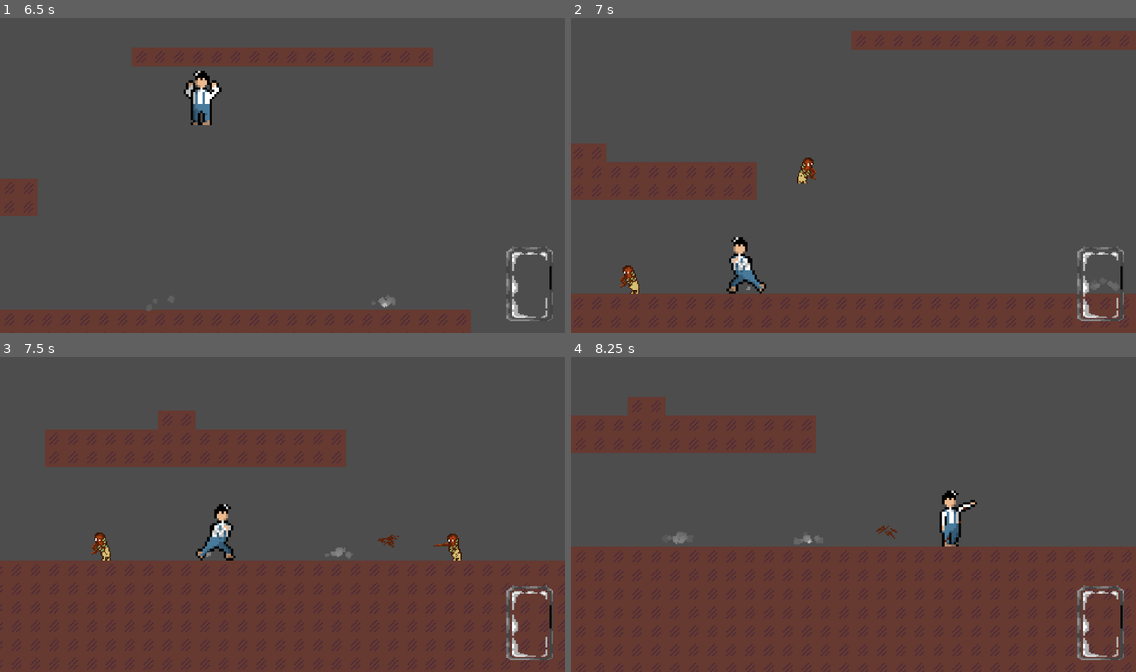
Above: before the commit, frames 1-4 (two rows, left to right).
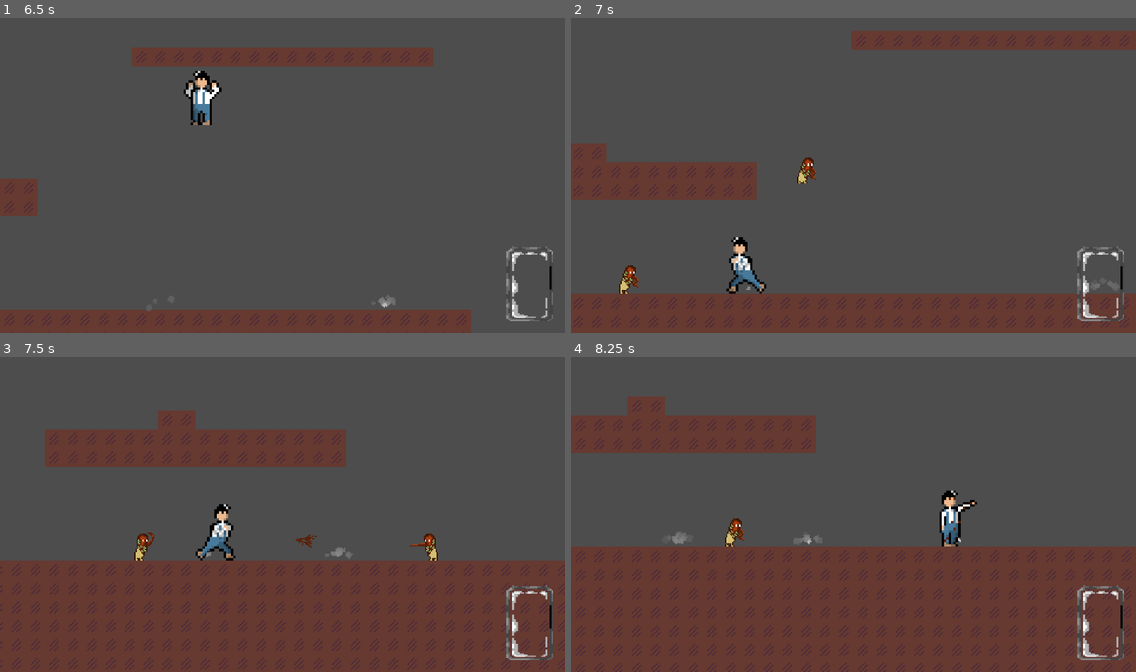
Above: after the commit, the same moments.

Repository: tixvage/bgj25.2
Game: Godot game, scene res://scenes/main.tscn
The game is run twice, just before and just after one commit, with the same random seed, the same clock (stepped at 60 frames per second) and the same inputs. The engine's default icon, where the game draws it, is replaced by a stand-in: a white triangle on a blue panel in a dark square. Sound files missing from this copy of the repository are replaced by a short silence.
Inputs (mouse positions are in pixels of both pictures, inside the frame that each line leads up to):
- Up to frame 1 (6.5 s): move the mouse to (406, 159) at 0.52 s; hold D (move_right) 0.53-2.03 s; right-click (406, 159) at 0.6 s; tap W (move_up) at 0.77, 1.52, 3.02, 3.77, 4.52, 6.02 s; move the mouse to (169, 191) at 1.27 s; click (169, 191) at 1.35 s; move the mouse to (339, 106) at 2.02 s; hold A (move_left) 2.03-2.78 s; tap X (text_read) at 2.1, 4.35 s; move the mouse to (254, 238) at 2.77 s; hold D (move_right) 2.78-4.28 s; right-click (254, 238) at 2.85 s; move the mouse to (452, 222) at 3.52 s; click (452, 222) at 3.6 s; move the mouse to (113, 128) at 4.27 s; hold A (move_left) 4.28-5.03 s; move the mouse to (310, 175) at 5.02 s; hold D (move_right) 5.03-5.78 s; right-click (310, 175) at 5.1 s; move the mouse to (197, 96) at 5.77 s; hold A (move_left) from 5.78 s (still down); click (197, 96) at 5.85 s
- Up to frame 2 (7 s): keep holding A (move_left); move the mouse to (977, 159) at 6.52 s; tap X (text_read) at 6.6 s; tap W (move_up) at 6.77 s
- Up to frame 3 (7.5 s): move the mouse to (169, 530) at 7.27 s; release A (move_left) at 7.28 s; hold D (move_right) from 7.28 s (still down); right-click (169, 530) at 7.35 s
- Up to frame 4 (8.25 s): keep holding D (move_right); tap W (move_up) at 7.52 s; move the mouse to (910, 445) at 8.02 s; click (910, 445) at 8.1 s

Frame 1 is identical in both runs. In frame 2, 0.2% of the frame differs, in the area x 8-43%, y 45-88%; in frame 3, 0.8%; in frame 4, 1.7%, in the area x 0-100%, y 12-100%.

Commit message:
little fixes

Diff:
--- a/scenes/enemy_bandim.tscn
+++ b/scenes/enemy_bandim.tscn
@@ -16,7 +16,7 @@
 size = Vector2(16, 24)
 
 [sub_resource type="RectangleShape2D" id="RectangleShape2D_t0s01"]
-size = Vector2(400, 200)
+size = Vector2(400, 300)
 
 [sub_resource type="RectangleShape2D" id="RectangleShape2D_wjy0h"]
 size = Vector2(300, 24)
@@ -27,7 +27,7 @@
 shader_parameter/flash_light = Vector4(1, 1, 1, 1)
 shader_parameter/flash_amount = 0.0
 shader_parameter/seed = 0.0
-shader_parameter/chocolate_amount = 0.1
+shader_parameter/chocolate_amount = 0.0
 shader_parameter/chocolate_color = Color(0.36, 0.2, 0.09, 1)
 shader_parameter/line_color = Vector4(1, 1, 1, 1)
 shader_parameter/line_scale = 0.0
@@ -168,12 +168,14 @@
 data = SubResource("Resource_78ggm")
 
 [node name="Head" type="Marker2D" parent="."]
-position = Vector2(0, -11)
+position = Vector2(0, -41)
 
 [node name="CollisionShape2D" type="CollisionShape2D" parent="."]
+visible = false
 shape = SubResource("RectangleShape2D_nq4ng")
 
 [node name="DashHurtArea" type="Area2D" parent="." groups=["EnemyDash"]]
+visible = false
 
 [node name="CollisionShape2D" type="CollisionShape2D" parent="DashHurtArea"]
 shape = SubResource("RectangleShape2D_nq4ng")
@@ -183,12 +185,14 @@
 one_shot = true
 
 [node name="PlayerChaseExitArea" type="Area2D" parent="."]
+visible = false
 position = Vector2(0, -41)
 
 [node name="CollisionShape2D" type="CollisionShape2D" parent="PlayerChaseExitArea"]
 shape = SubResource("RectangleShape2D_t0s01")
 
 [node name="PlayerChaseArea" type="Area2D" parent="."]
+visible = false
 
 [node name="CollisionShape2D" type="CollisionShape2D" parent="PlayerChaseArea"]
 shape = SubResource("RectangleShape2D_wjy0h")
@@ -215,6 +219,7 @@
 position = Vector2(6, -4)
 
 [node name="DeadArea" type="Area2D" parent="." groups=["EnemyDead"]]
+visible = false
 position = Vector2(3, 6)
 
 [node name="CollisionShape2D" type="CollisionShape2D" parent="DeadArea"]
--- a/scenes/enemy_lotus.tscn
+++ b/scenes/enemy_lotus.tscn
@@ -192,7 +192,7 @@
 data = SubResource("Resource_qliqa")
 
 [node name="Head" type="Marker2D" parent="."]
-position = Vector2(-1, -10)
+position = Vector2(-1, -46)
 
 [node name="CollisionShape2D" type="CollisionShape2D" parent="."]
 shape = SubResource("RectangleShape2D_1464v")
--- a/scripts/enemy_bandim.gd
+++ b/scripts/enemy_bandim.gd
@@ -23,8 +23,8 @@
 const FIRE_TIME: float = FIRE_ANIM_TIME / 5.0
 const MAX_FIRE: float = 10.0
 const MAX_CHASE_BEFORE_ESCAPE: int = 3
-const CHASE_LIMIT_MAX: float = 200.0
-const CHASE_LIMIT_MIN: float = 100.0
+const CHASE_LIMIT_MAX: float = 150.0
+const CHASE_LIMIT_MIN: float = 50.0
 
 var accel: float = 200.0
 var state: State = State.RANDOM
@@ -93,10 +93,7 @@
 		sprite.material.set_shader_parameter("flash_light", Vector4(1.0, 0.0, 0.0, 1.0))
 	else:
 		flash_timer.start()
-		if up:
-			sprite.material.set_shader_parameter("flash_amount", 0.8)
-		else:
-			sprite.material.set_shader_parameter("line_scale", 1.0)
+		sprite.material.set_shader_parameter("flash_amount", 0.8)
 
 
 func damage_from_up(raw_nearness: float, mass: float) -> void:
@@ -237,7 +234,7 @@
 			velocity.x = knockback.x
 			if knockback_timer <= 0.0:
 				knockback.x = 0.0
-				change_state(State.RANDOM)
+				change_state(last_state)
 
 	move_and_slide()
 
@@ -251,6 +248,7 @@
 func _on_animated_sprite_2d_animation_finished() -> void:
 	if sprite.animation == "die":
 		$DeadArea/CollisionShape2D.disabled = false
+		$DashHurtArea/CollisionShape2D.disabled = true
 		change_state(State.WAIT_FOR_EAT)
 
 
--- a/scripts/enemy_lotus.gd
+++ b/scripts/enemy_lotus.gd
@@ -257,6 +257,7 @@
 func _on_animated_sprite_2d_animation_finished() -> void:
 	if sprite.animation == "die":
 		$DeadArea/CollisionShape2D.disabled = false
+		$DashHurtArea/CollisionShape2D.disabled = true
 		change_state(State.WAIT_FOR_EAT)
 
 
Binary file added: assets/sprite/biscuitlandrefined.png
Not shown, added: assets/sprite/biscuitlandrefined.png.import
